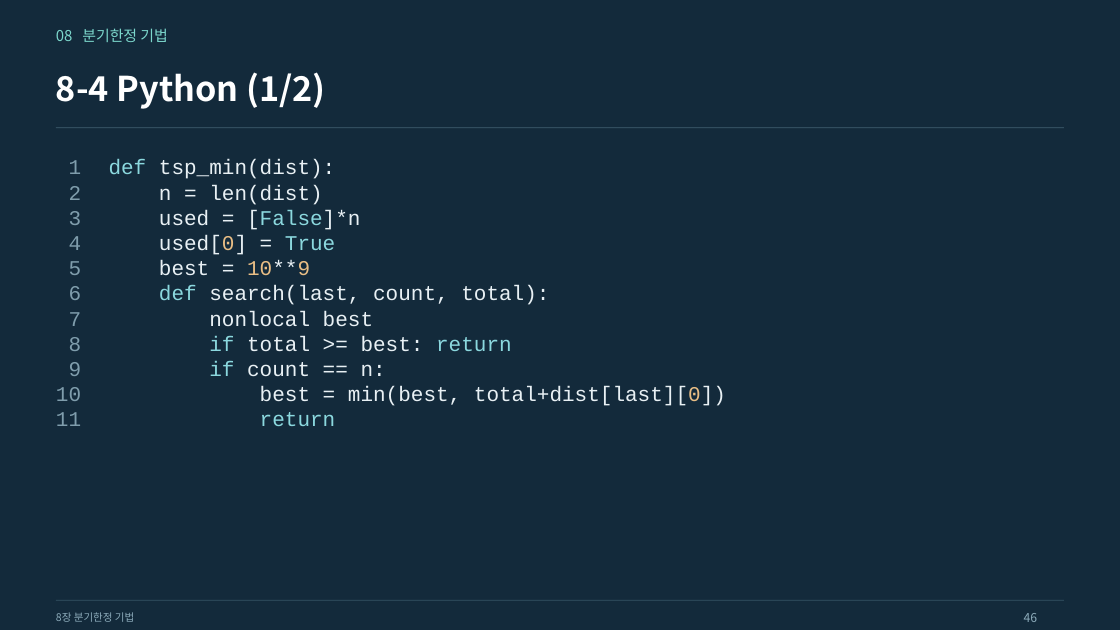
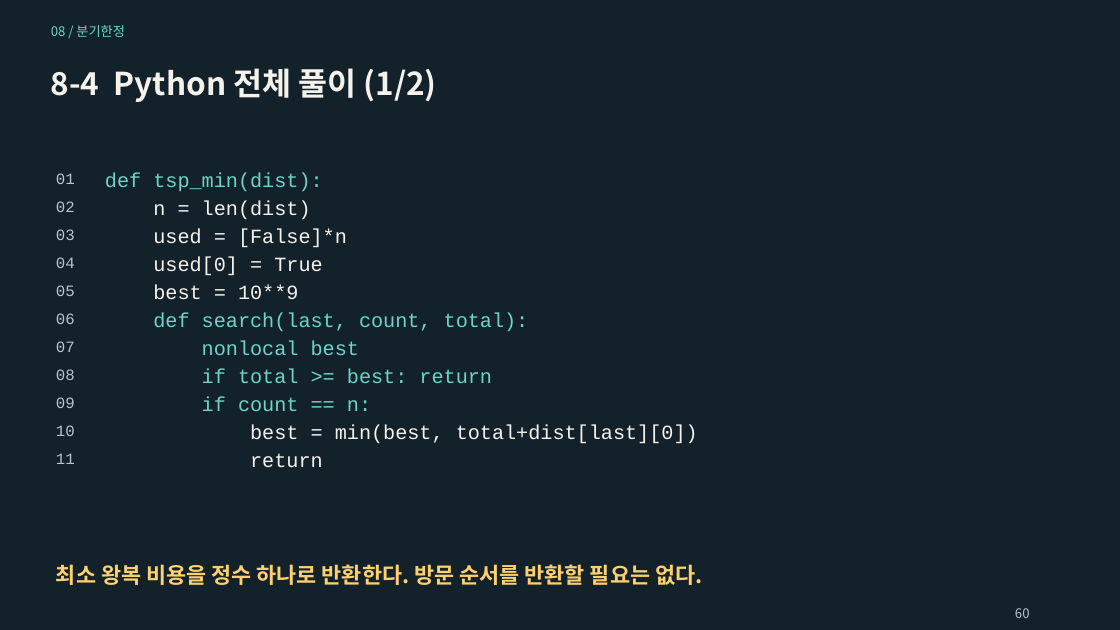
Before and after one commit to Sangdon-Park/Sangdon-Park.github.io, a slide deck: slide 60 of data/알고리즘/8장_분기한정_기법.pptx (slide 46 before the commit). Drawn at 1120x630 pixels with LibreOffice and Linux fonts; fonts in the diff are those of the drawing. Boxes give left, top, right and bottom in pixels: in the first picture for what was removed or moved away, otherwise in the second. Text is boxed around its words. In the diff, an @@ line names an element or a change of style, - is before the commit and + after.

```diff
--- a/data/알고리즘/8장_분기한정_기법.pptx
+++ b/data/알고리즘/8장_분기한정_기법.pptx
@@ background #132A3B to #13212B @@
@@ text at [51, 25, 124, 37]: text changed; size 12.8 to 11.2 pt; text colour #7CD7CC to #6DD5C7 @@
-08 분기한정 기법
+08 / 분기한정
@@ text at [51, 68, 437, 102]: text changed; size 29.2 to 27 pt; text colour #FFFFFF to #F4F2EA @@
-8-4 Python (1/2)
+8-4 Python 전체 풀이 (1/2)
@@ line removed from (56, 128) to (1065, 128) @@
@@ text removed at [56, 160, 82, 426] @@
-1
-2
-3
-4
-5
-6
-7
-8
-9
-10
-11
@@ text added at [56, 173, 75, 184], 13.5 pt, text #B6C5CA @@
+01
@@ text added at [105, 173, 322, 191], 17.2 pt, text #6DD5C7 @@
+def tsp_min(dist):
@@ text removed at [109, 160, 726, 426] @@
-def tsp_min(dist):
-n = len(dist)
-used = [False]*n
-used[0] = True
-best = 10**9
-def search(last, count, total):
-nonlocal best
-if total >= best: return
-if count == n:
-best = min(best, total+dist[last][0])
-return
@@ text added at [56, 201, 75, 212], 13.5 pt, text #B6C5CA @@
+02
@@ text added at [153, 201, 311, 220], 17.2 pt, text #F4F2EA @@
+n = len(dist)
@@ text added at [56, 229, 75, 240], 13.5 pt, text #B6C5CA @@
+03
@@ text added at [153, 229, 347, 248], 17.2 pt, text #F4F2EA @@
+used = [False]*n
@@ text added at [56, 257, 75, 268], 13.5 pt, text #B6C5CA @@
+04
@@ text added at [153, 257, 322, 276], 17.2 pt, text #F4F2EA @@
+used[0] = True
@@ text added at [56, 285, 75, 296], 13.5 pt, text #B6C5CA @@
+05
@@ text added at [153, 285, 298, 299], 17.2 pt, text #F4F2EA @@
+best = 10**9
@@ text added at [56, 313, 75, 324], 13.5 pt, text #B6C5CA @@
+06
@@ text added at [153, 313, 529, 331], 17.2 pt, text #6DD5C7 @@
+def search(last, count, total):
@@ text added at [56, 341, 75, 352], 13.5 pt, text #B6C5CA @@
+07
@@ text added at [202, 341, 359, 355], 17.2 pt, text #6DD5C7 @@
+nonlocal best
@@ text added at [56, 369, 75, 380], 13.5 pt, text #B6C5CA @@
+08
@@ text added at [202, 369, 492, 383], 17.2 pt, text #6DD5C7 @@
+if total >= best: return
@@ text added at [56, 397, 75, 408], 13.5 pt, text #B6C5CA @@
+09
@@ text added at [202, 397, 371, 411], 17.2 pt, text #6DD5C7 @@
+if count == n:
@@ text added at [56, 425, 75, 436], 13.5 pt, text #B6C5CA @@
+10
@@ text added at [250, 425, 698, 444], 17.2 pt, text #F4F2EA @@
+best = min(best, total+dist[last][0])
@@ text added at [56, 453, 75, 464], 13.5 pt, text #B6C5CA @@
+11
@@ text added at [250, 453, 323, 467], 17.2 pt, text #F4F2EA @@
+return
@@ text added at [56, 564, 702, 585], 18.8 pt, text #FFD16E, bold @@
+최소 왕복 비용을 정수 하나로 반환한다. 방문 순서를 반환할 필요는 없다.
@@ line removed from (56, 601) to (1065, 601) @@
@@ text removed at [56, 612, 134, 622] @@
-8장 분기한정 기법
@@ text added at [1015, 608, 1030, 618], 11.2 pt, text #B6C5CA @@
+60
@@ text removed at [1024, 613, 1038, 622] @@
-46
```
Also in this commit, not shown: 5 other slides changed, 65 slides added, 44 slides removed, 10 other files.
